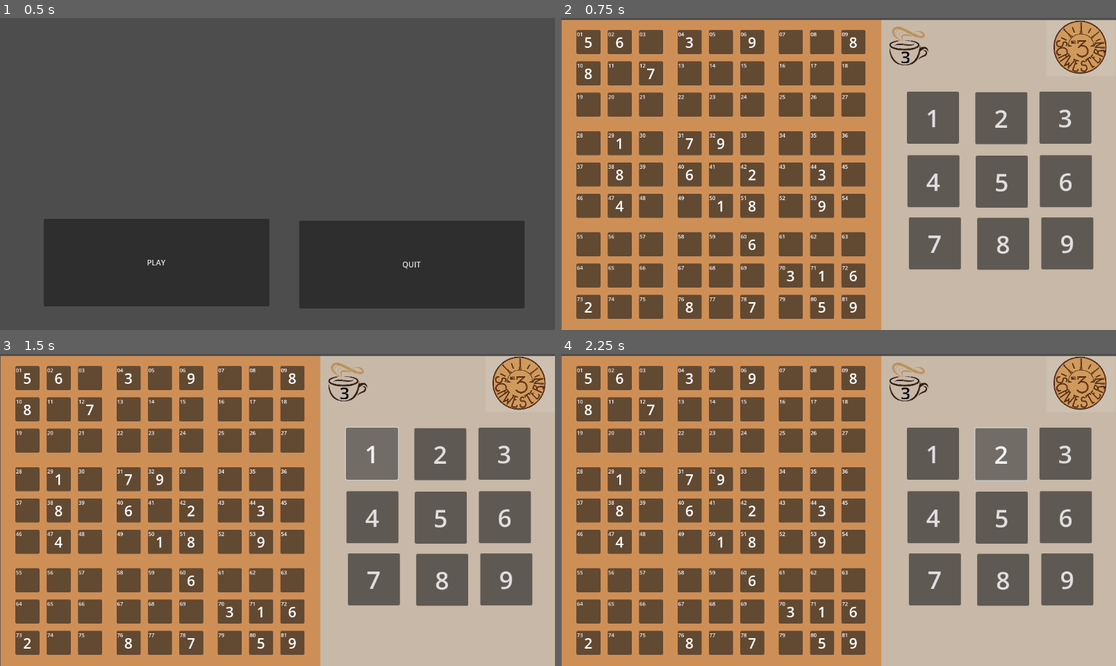
Above: before the commit, frames 1-4 (two rows, left to right).
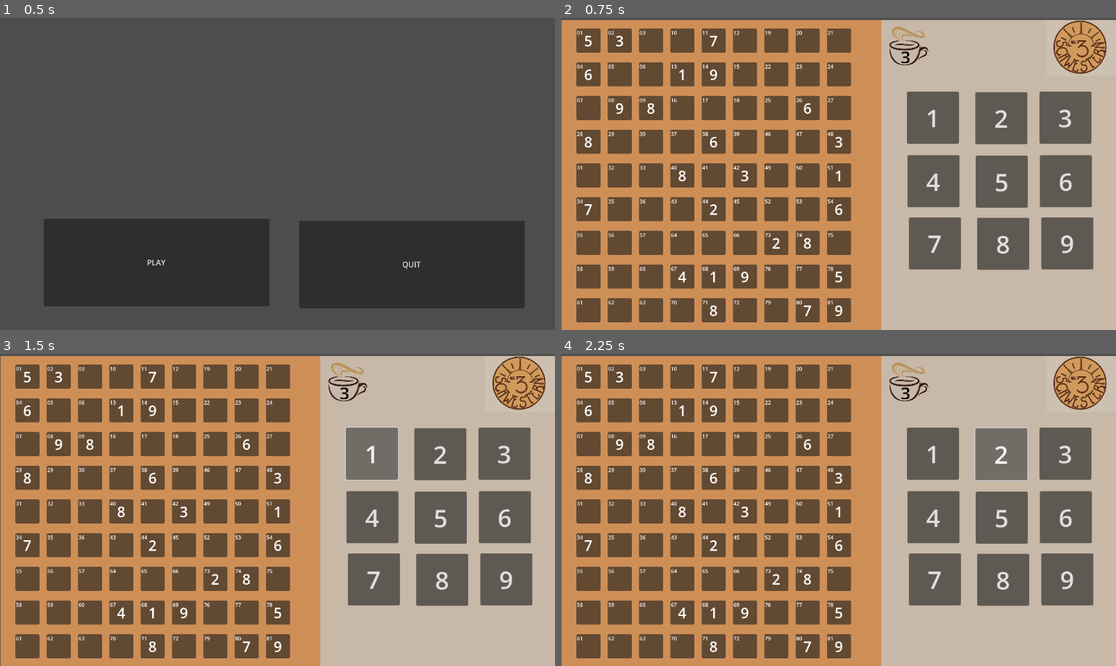
Above: after the commit, the same moments.

Repository: BorkerBrother/Sudoku
Game: Godot game, scene res://main.tscn
The game is run twice, just before and just after one commit, with the same random seed, the same clock (stepped at 60 frames per second) and the same inputs.
Inputs:
- Up to frame 1 (0.5 s): no input
- Up to frame 2 (0.75 s): click "PLAY" at 0.5 s
- Up to frame 3 (1.5 s): click "1" at 1.25 s
- Up to frame 4 (2.25 s): click "2" at 2 s

Frame 1 is identical in both runs. In frame 2, 19% of the frame differs, in the area x 2-55%, y 3-98%; in frame 3, 19%; in frame 4, 19%.

Commit message:
Changed Quadrant

Diff:
--- a/Button_Sudoku.gd
+++ b/Button_Sudoku.gd
@@ -49,16 +49,15 @@
 			var line = i/9
 
 			var quadrant = quadranten[line]
-
-			var button = quadrant.get_child(row)
+			var button = quadrant.get_child(row) # z.b 1,2,3,10,11,12,19,20,21
 			#button.name = str(Global.sudoku_key[i][j])
 			#print(button.name)
 			button.get_node("Label").text = str(button.name)
 
 
-			if Global.sudoku_key[row][line] > "0" :
+			if Global.sudoku_key[line][row] > "0" :
 
-				button.text = str(Global.sudoku_key[row][line])
+				button.text = str(Global.sudoku_key[line][row])
 
 
 
--- a/world.tscn
+++ b/world.tscn
@@ -123,24 +123,23 @@
 
 [node name="HBoxContainer" type="HBoxContainer" parent="."]
 offset_left = 32.0
-offset_top = 25.0
+offset_top = 22.0
 offset_right = 632.0
-offset_bottom = 625.0
+offset_bottom = 635.0
 
 [node name="VBoxContainer" type="VBoxContainer" parent="HBoxContainer"]
 layout_mode = 2
 
 [node name="Quadranten" type="GridContainer" parent="HBoxContainer/VBoxContainer"]
 layout_mode = 2
-theme_override_constants/h_separation = 30
-theme_override_constants/v_separation = 30
-columns = 3
+theme_override_constants/h_separation = 20
+theme_override_constants/v_separation = 20
 
 [node name="Quadrant1" type="GridContainer" parent="HBoxContainer/VBoxContainer/Quadranten"]
 layout_mode = 2
 theme_override_constants/h_separation = 15
 theme_override_constants/v_separation = 15
-columns = 3
+columns = 9
 
 [node name="01" parent="HBoxContainer/VBoxContainer/Quadranten/Quadrant1" instance=ExtResource("11_qgs1k")]
 layout_mode = 2
@@ -173,7 +172,7 @@
 layout_mode = 2
 theme_override_constants/h_separation = 15
 theme_override_constants/v_separation = 15
-columns = 3
+columns = 9
 
 [node name="04" parent="HBoxContainer/VBoxContainer/Quadranten/Quadrant2" instance=ExtResource("11_qgs1k")]
 layout_mode = 2
@@ -206,7 +205,7 @@
 layout_mode = 2
 theme_override_constants/h_separation = 15
 theme_override_constants/v_separation = 15
-columns = 3
+columns = 9
 
 [node name="07" parent="HBoxContainer/VBoxContainer/Quadranten/Quadrant3" instance=ExtResource("11_qgs1k")]
 layout_mode = 2
@@ -239,7 +238,7 @@
 layout_mode = 2
 theme_override_constants/h_separation = 15
 theme_override_constants/v_separation = 15
-columns = 3
+columns = 9
 
 [node name="28" parent="HBoxContainer/VBoxContainer/Quadranten/Quadrant4" instance=ExtResource("11_qgs1k")]
 layout_mode = 2
@@ -272,7 +271,7 @@
 layout_mode = 2
 theme_override_constants/h_separation = 15
 theme_override_constants/v_separation = 15
-columns = 3
+columns = 9
 
 [node name="31" parent="HBoxContainer/VBoxContainer/Quadranten/Quadrant5" instance=ExtResource("11_qgs1k")]
 layout_mode = 2
@@ -305,7 +304,7 @@
 layout_mode = 2
 theme_override_constants/h_separation = 15
 theme_override_constants/v_separation = 15
-columns = 3
+columns = 9
 
 [node name="34" parent="HBoxContainer/VBoxContainer/Quadranten/Quadrant6" instance=ExtResource("11_qgs1k")]
 layout_mode = 2
@@ -338,7 +337,7 @@
 layout_mode = 2
 theme_override_constants/h_separation = 15
 theme_override_constants/v_separation = 15
-columns = 3
+columns = 9
 
 [node name="55" parent="HBoxContainer/VBoxContainer/Quadranten/Quadrant7" instance=ExtResource("11_qgs1k")]
 layout_mode = 2
@@ -371,7 +370,7 @@
 layout_mode = 2
 theme_override_constants/h_separation = 15
 theme_override_constants/v_separation = 15
-columns = 3
+columns = 9
 
 [node name="58" parent="HBoxContainer/VBoxContainer/Quadranten/Quadrant8" instance=ExtResource("11_qgs1k")]
 layout_mode = 2
@@ -404,7 +403,7 @@
 layout_mode = 2
 theme_override_constants/h_separation = 15
 theme_override_constants/v_separation = 15
-columns = 3
+columns = 9
 
 [node name="61" parent="HBoxContainer/VBoxContainer/Quadranten/Quadrant9" instance=ExtResource("11_qgs1k")]
 layout_mode = 2
